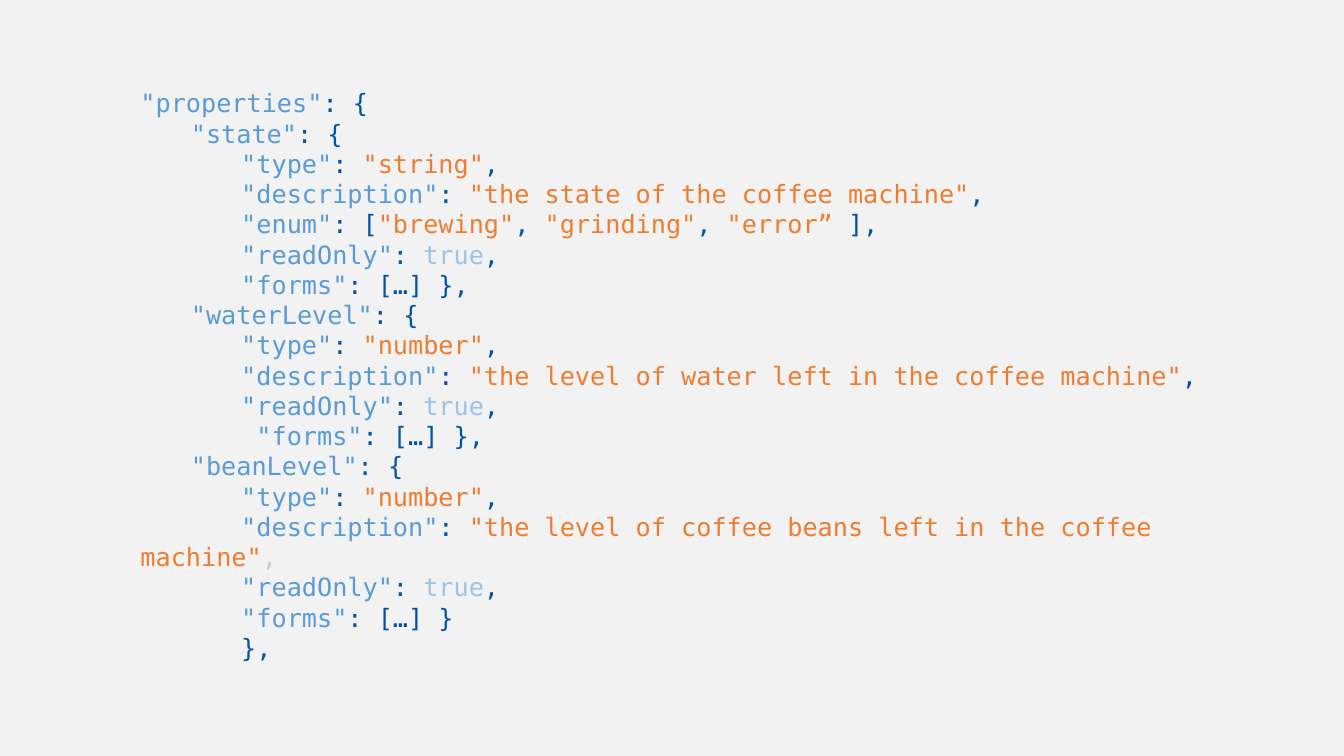
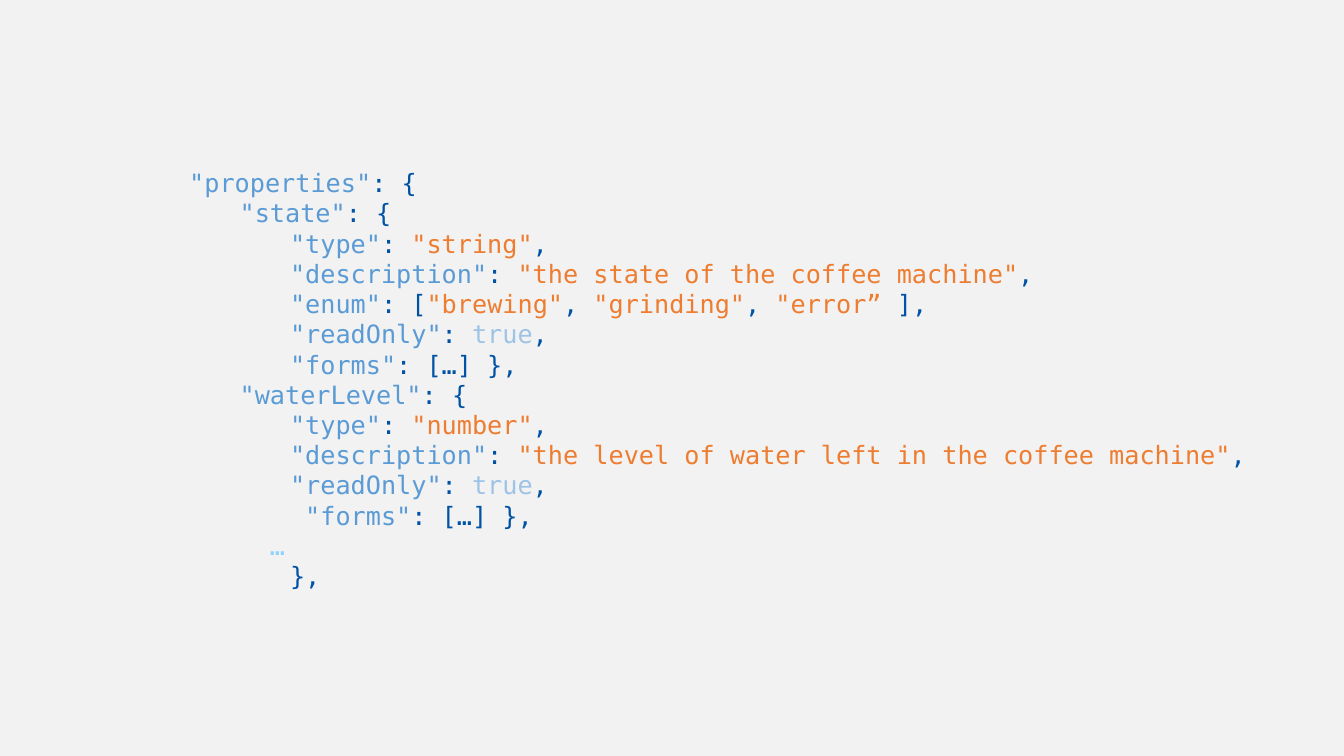
Before and after one commit to w3c/wot-cg, a slide deck: slide 12 of Tutorials/whatiswot/14-Interaction_Affordances/14-Interaction_Affordances.pptx (slide 10 before the commit). Drawn at 1344x756 pixels with LibreOffice and Linux fonts; fonts in the diff are those of the drawing. Boxes give left, top, right and bottom in pixels: in the first picture for what was removed or moved away, otherwise in the second. Text is boxed around its words. In the diff, an @@ line names an element or a change of style, - is before the commit and + after.

```diff
--- a/Tutorials/whatiswot/14-Interaction_Affordances/14-Interaction_Affordances.pptx
+++ b/Tutorials/whatiswot/14-Interaction_Affordances/14-Interaction_Affordances.pptx
@@ text ""properties": {": place and size @@
-text ""properties": {" at (140,93,1197,628)
+text ""properties": {" at (189,173,1246,526)
@@ text at (140,455,1151,628): text changed; text colour #ED7D31 to #8CD3FE @@
-"beanLevel": {
-"type": "number",
-"description": "the level of coffee beans left in the coffee machine",
-"readOnly": true,
-"forms": […] }
+…
```
Also in this commit, not shown: 3 other slides changed, 22 slides added, 17 slides removed.
